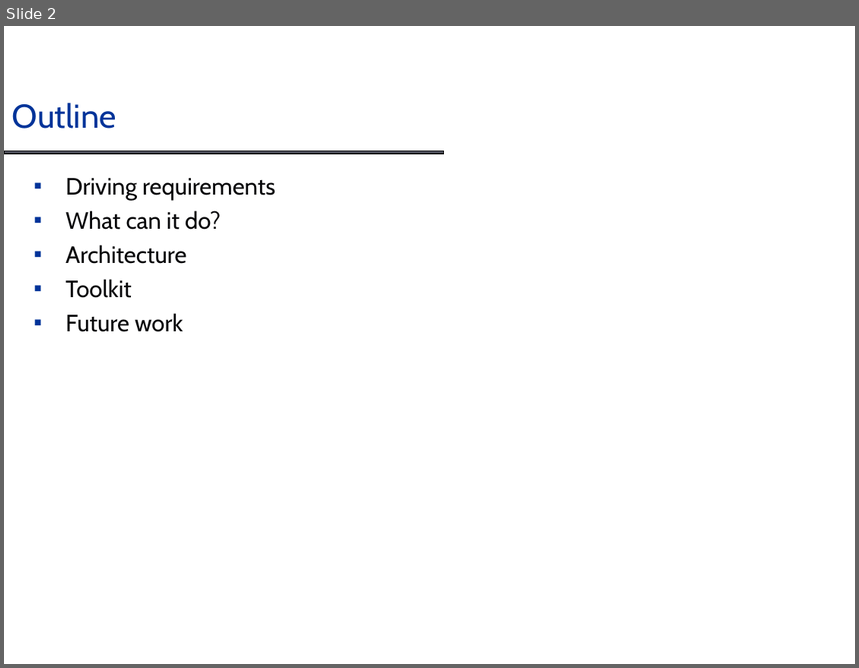
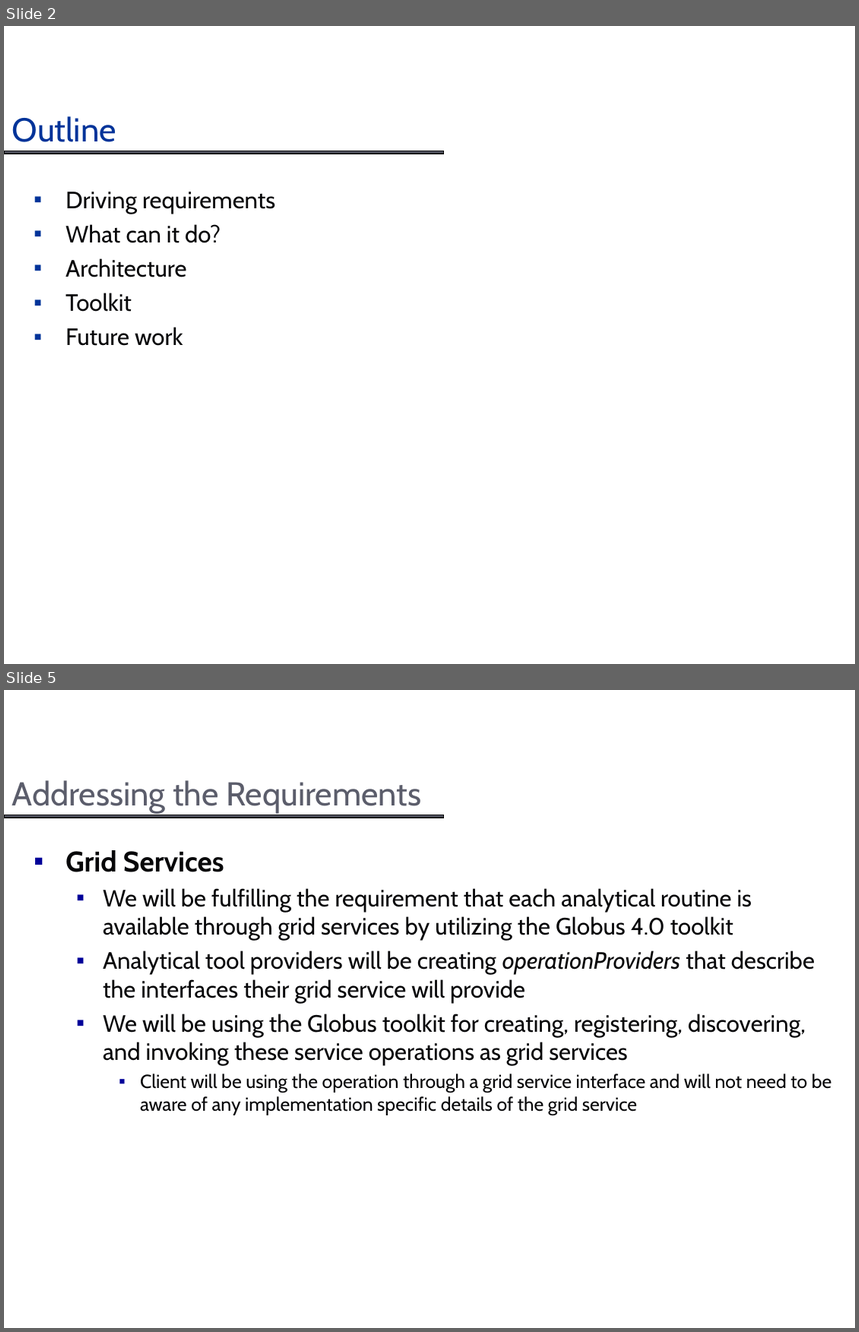
Before and after one commit to NCIP/cagrid-docs, a slide deck: presentations/introduce/Introduce_DIALOGUE2.ppt. Shown one above the other, each under a label of ours: slide 2 before the commit, slides 2 and 5 after it; the slides between them are not shown. The pictures are 859x668 and 859x1332 pixels, drawn with LibreOffice and Linux fonts; fonts in the diff are those of the drawing; background and template pictures are left out. Boxes give left, top, right and bottom in pixels: in the first picture for what was removed or moved away, otherwise in the second. Text is boxed around its words. In the diff, an @@ line names an element or a change of style, - is before the commit and + after.

```diff
--- a/presentations/introduce/Introduce_DIALOGUE2.ppt
+++ b/presentations/introduce/Introduce_DIALOGUE2.ppt
@@ slide 5 added at bbox=[4, 690, 855, 1328], background #FFFFFF; not listed: 1 template element that a slide beside it also shows @@
@@ title added at bbox=[12, 780, 422, 814], 28 pt, text #5B5D6B @@
+Addressing the Requirements
@@ text added at bbox=[66, 850, 832, 1116], 20 pt, text #070709 @@
+▪ Grid Services
+  ▪ We will be fulfilling the requirement that each analytical routine is available through grid services by utilizing the Globus 4.0 toolkit
+  ▪ Analytical tool providers will be creating operationProviders that describe the interfaces their grid service will provide
+  ▪ We will be using the Globus toolkit for creating, registering, discovering, and invoking these service operations as grid services
+    ▪ Client will be using the operation through a grid service interface and will not need to be aware of any implementation specific details of the grid service
@@ slide 2 changed as well @@
@@ title "Outline": place and size @@
-title "Outline" at bbox=[12, 103, 116, 129]
+title "Outline" at bbox=[12, 116, 116, 142]
@@ text "Driving requirements": place and size @@
-text "Driving requirements" at bbox=[66, 178, 275, 332]
+text "Driving requirements" at bbox=[66, 192, 275, 346]
```
Also in this commit, not shown: 1 other slide changed, 34 other slides added.
